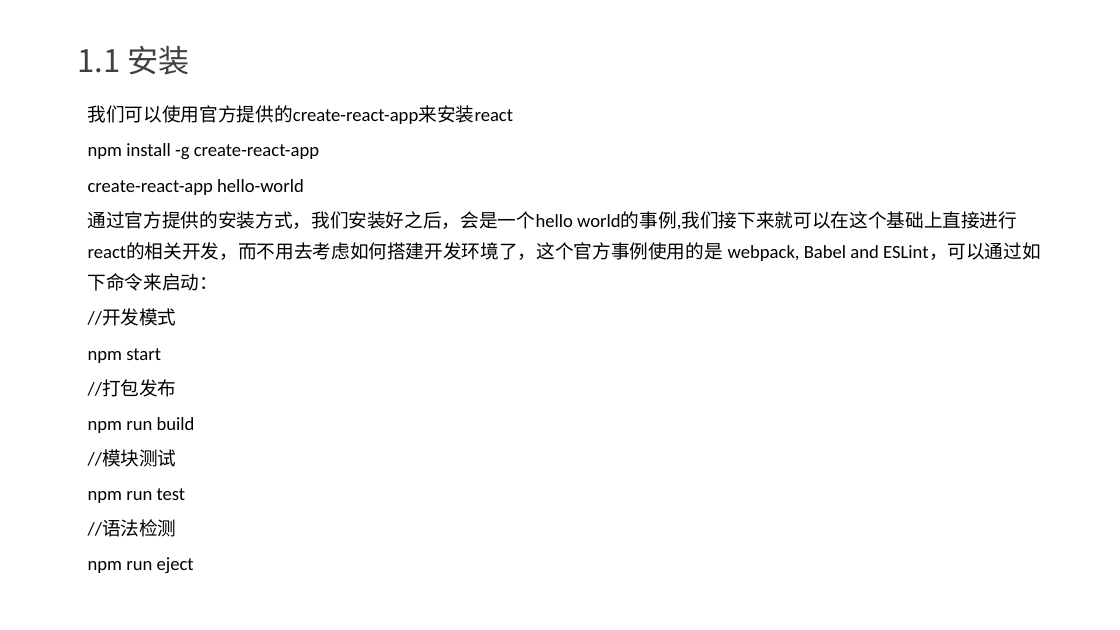
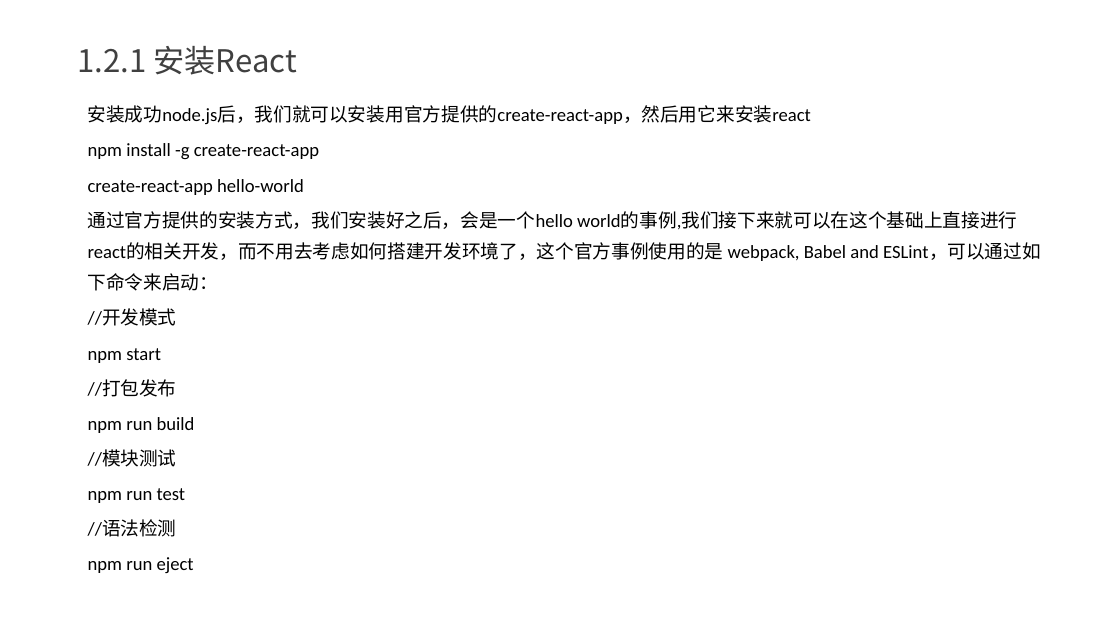
Before and after one commit to yxl2628/reactjs, a slide deck: slide 11 of ppt/01 React基础.pptx (slide 3 before the commit). Drawn at 1120x630 pixels with LibreOffice and Linux fonts; fonts in the diff are those of the drawing. Boxes give left, top, right and bottom in pixels: in the first picture for what was removed or moved away, otherwise in the second. Text is boxed around its words. In the diff, an @@ line names an element or a change of style, - is before the commit and + after.

```diff
--- a/ppt/01 React基础.pptx
+++ b/ppt/01 React基础.pptx
@@ text at (77,46,297,75): text changed @@
-1.1 安装
+1.2.1 安装React
@@ text at (88,105,811,124): text changed @@
-我们可以使用官方提供的create-react-app来安装react
+安装成功node.js后，我们就可以安装用官方提供的create-react-app，然后用它来安装react
```
Also in this commit, not shown: 1 other slide changed, 8 slides added.
